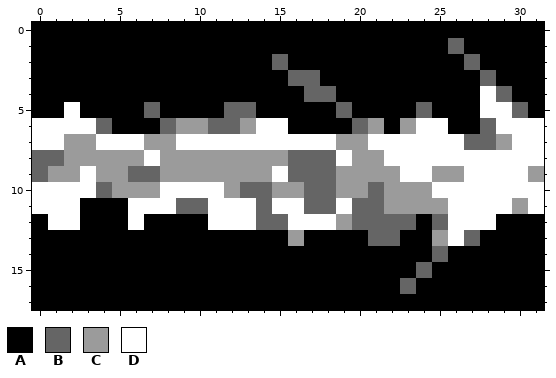
Edited in one commit: pixel-art sprite (ShaderAssets/ShadowTrail.png). This is how it looked before the edit.
The file is 512x288 pixels, drawn in blocks of 16x16; one block is one cell here. Colours within 5 levels of each other are drawn and written as one.
Palette (. is transparent): A #000000  B #656565  C #9b9b9b  D #ffffff
Pixels before, first column x 0:
 0 AAAAAAAAAAAAAAAAAAAAAAAAAAAAAAAA
 1 AAAAAAAAAAAAAAAAAAAAAAAAAABAAAAA
 2 AAAAAAAAAAAAAAABAAAAAAAAAAABAAAA
 3 AAAAAAAAAAAAAAAABBAAAAAAAAAABAAA
 4 AAAAAAAAAAAAAAAAABBAAAAAAAAADBAA
 5 AADAAAABAAAABBAAAAABAAAABAAADDBA
 6 DDDDBAAABCCBBCDDAAAABCACDDAABDDD
 7 DDCCDDDCCDDDDDDDDDDCCDDDDDDBBCDD
 8 BBCCCCCDCCCCCCCCBBBDCCDDDDDDDDDD
 9 BCCDCCBBCCCCCCCDBBBCCCCDDCCDDDDC
10 DDDDBCCCDDDDCBBCCBBCCBCCCDDDDDDD
11 DDDAAADDDBBDDDBDDBBDBBCCCCDDDDCD
12 ADDAAADAAAADDDBBDDDCBBBBABDDDAAA
13 AAAAAAAAAAAAAAAACAAAABBAACDBAAAA
14 AAAAAAAAAAAAAAAAAAAAAAAAABAAAAAA
15 AAAAAAAAAAAAAAAAAAAAAAAABAAAAAAA
16 AAAAAAAAAAAAAAAAAAAAAAABAAAAAAAA
17 AAAAAAAAAAAAAAAAAAAAAAAAAAAAAAAA
Once edited:
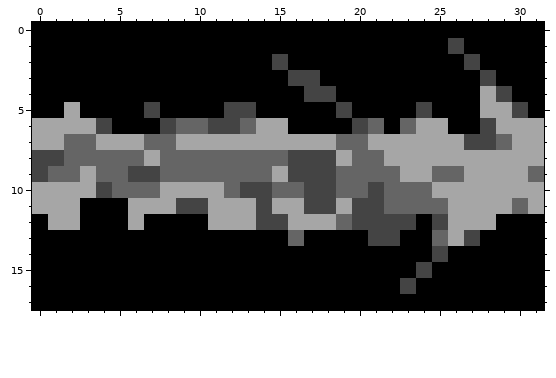
The exact change:
colour B: #656565 -> #444444
colour C: #9b9b9b -> #656565
colour D: #ffffff -> #a6a6a6
Where, in picture pixels (left, top, right, bottom), the same in both pictures:
changed: (32, 38, 544, 294)
